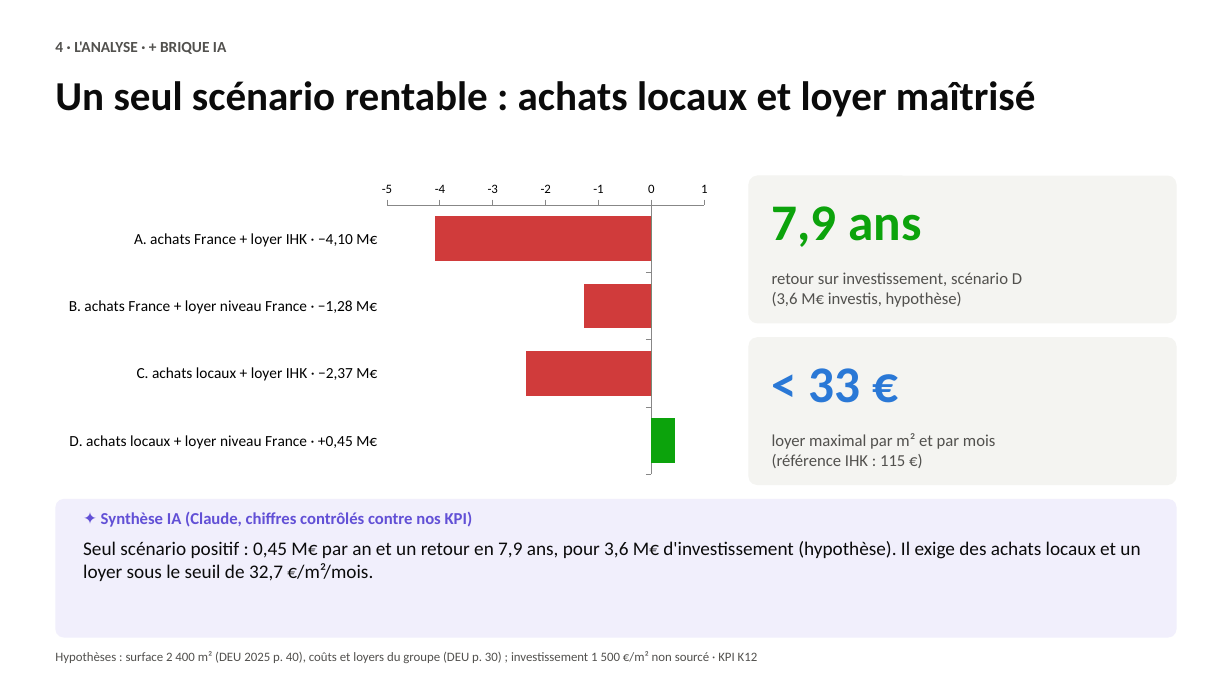
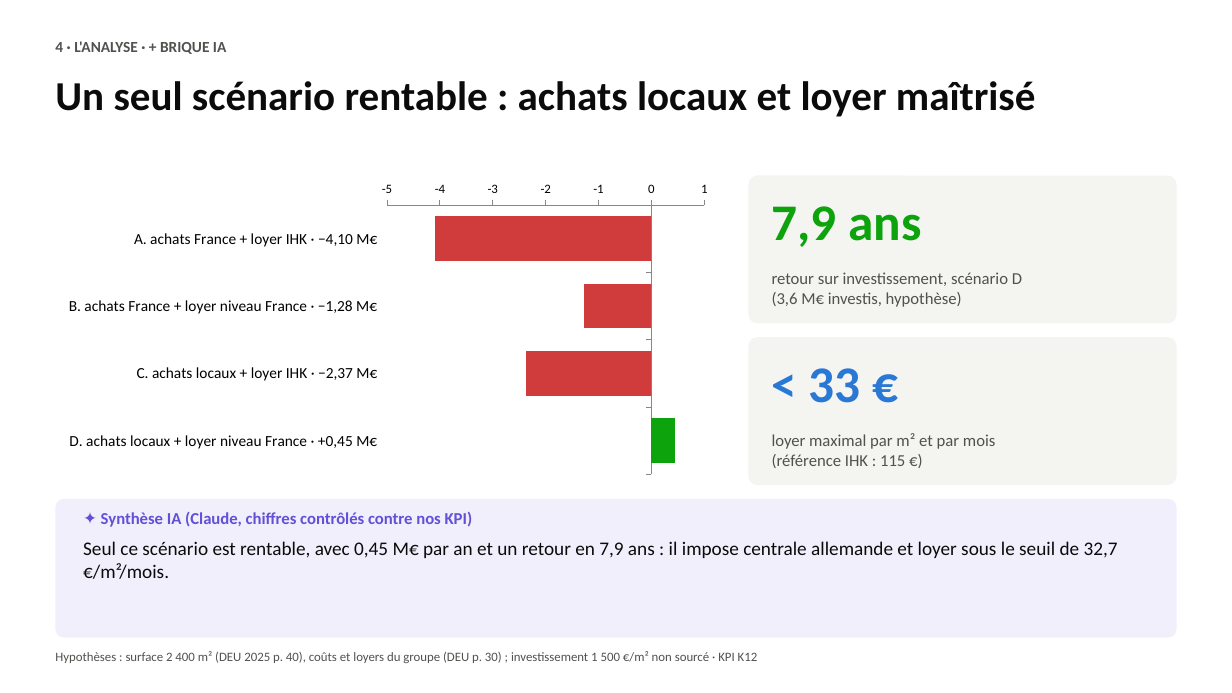
Before and after one commit to romane13long-source/fnac-expansion-allemagne, a slide deck: slide 7 of docs/Comex_Fnac_Allemagne.pptx. Drawn at 1232x693 pixels with LibreOffice and Linux fonts; fonts in the diff are those of the drawing. Boxes give left, top, right and bottom in pixels: in the first picture for what was removed or moved away, otherwise in the second. Text is boxed around its words. In the diff, an @@ line names an element or a change of style, - is before the commit and + after.

```diff
--- a/docs/Comex_Fnac_Allemagne.pptx
+++ b/docs/Comex_Fnac_Allemagne.pptx
@@ text at [83, 541, 1118, 579]: text changed @@
-Seul scénario positif : 0,45 M€ par an et un retour en 7,9 ans, pour 3,6 M€ d'investissement (hypothèse). Il exige des achats locaux et un loyer sous le seuil de 32,7 €/m²/mois.
+Seul ce scénario est rentable, avec 0,45 M€ par an et un retour en 7,9 ans : il impose centrale allemande et loyer sous le seuil de 32,7 €/m²/mois.
```
Also in this commit, not shown: 2 other slides changed, 10 other files.
